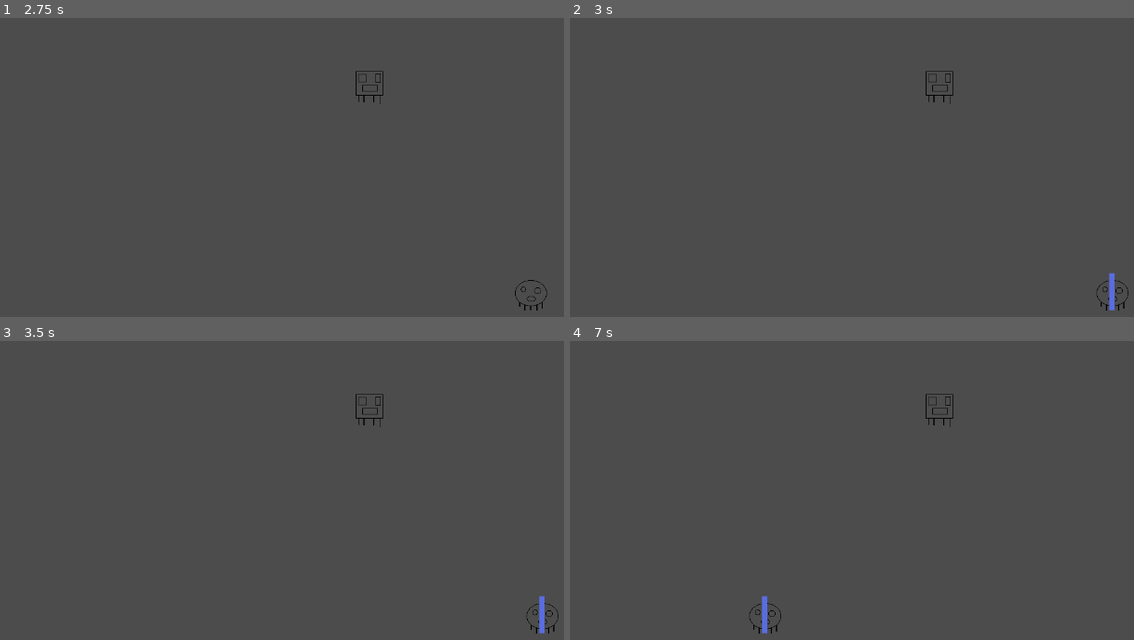
Above: before the commit, frames 1-4 (two rows, left to right).
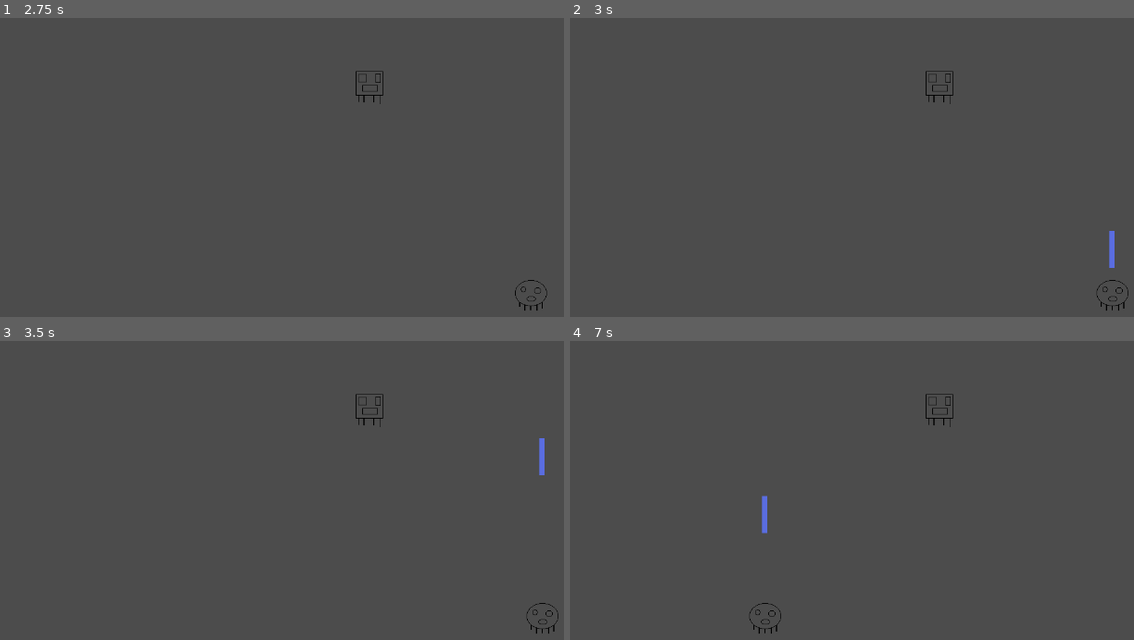
Above: after the commit, the same moments.

Repository: brandon-dodds/SpaceInvaders
Game: Godot game, scene res://scenes/Main.tscn
The game is run twice, just before and just after one commit, with the same random seed, the same clock (stepped at 60 frames per second) and the same inputs. The project has no main scene, so this scene is started directly.
Inputs:
- Up to frame 1 (2.75 s): tap Enter at 0.5 s; hold Right (ui_right) 0.53-1.28 s; hold Left (ui_left) 1.28-2.03 s; hold Right (ui_right) from 2.03 s (still down)
- Up to frame 2 (3 s): release Right (ui_right) at 2.78 s; hold Up (ui_up) from 2.78 s (still down)
- Up to frame 3 (3.5 s): keep holding Up (ui_up)
- Up to frame 4 (7 s): tap Space at 3.5 s; release Up (ui_up) at 3.53 s; hold Left (ui_left) 3.53-5.78 s; hold Right (ui_right) 5.78-6.53 s; hold Up (ui_up) from 6.53 s (still down)

Frame 1 is identical in both runs. In frame 2, 0.2% of the frame differs, in the area x 95-97%, y 71-98%; in frame 3, 0.2%; in frame 4, 0.3%, in the area x 33-35%, y 51-98%.

Commit message:
Added proper enemy hit and bullet disappearance

Diff:
--- a/scenes/Enemy.gd
+++ b/scenes/Enemy.gd
@@ -5,7 +5,6 @@
 # Called when the node enters the scene tree for the first time.
 func _ready():
 	hide()
-
 
 # Called every frame. 'delta' is the elapsed time since the previous frame.
 #func _process(delta):
@@ -16,8 +15,8 @@
 	show()
 	$CollisionShape2D.disabled = false
 
-
-func _on_Enemy_area_entered(area):
+func _on_Enemy_area_entered(_area):
 	print("Been hit")
+	emit_signal("hit")
 	hide()
 	$CollisionShape2D.set_deferred("disabled", true)
--- a/scenes/Main.gd
+++ b/scenes/Main.gd
@@ -1,10 +1,4 @@
 extends Node
-
-
-# Declare member variables here. Examples:
-# var a = 2
-# var b = "text"
-
 
 # Called when the node enters the scene tree for the first time.
 func _ready():
@@ -12,5 +6,14 @@
 	$Enemy.start($EnemyStart.position)
 
 func _on_Player_playerShoot():
-	$Shot.position = $Player.position
-	$Shot.shoot("player")
+	if $Shot.shotOnScreen == false:
+		$Shot.shotOnScreen = true
+		$Shot.position = $Player.position
+		$Shot.shoot("player")
+
+
+
+
+func _on_Enemy_hit():
+	$Shot.hide()
+	$Shot.position = Vector2(0, 0)
--- a/scenes/Main.tscn
+++ b/scenes/Main.tscn
@@ -21,3 +21,4 @@
 [node name="Shot" parent="." instance=ExtResource( 3 )]
 
 [connection signal="playerShoot" from="Player" to="." method="_on_Player_playerShoot"]
+[connection signal="hit" from="Enemy" to="." method="_on_Enemy_hit"]
--- a/scenes/Player.gd
+++ b/scenes/Player.gd
@@ -9,7 +9,6 @@
 func _ready():
 	screen_size = get_viewport_rect().size
 	hide()
-
 
 func _process(delta):
 	var velocity = Vector2()
@@ -30,6 +29,5 @@
 	show()
 	$CollisionShape2D.disabled = false
 
-
-func _on_Player_area_entered(area):
+func _on_Player_area_entered(_area):
 	print("INSTA DEATH")
--- a/scenes/Shot.gd
+++ b/scenes/Shot.gd
@@ -1,11 +1,11 @@
 extends Area2D
 
 var characterShoot
+var shotOnScreen = false
 export var speed = 400
 # Called when the node enters the scene tree for the first time.
 func _ready():
 	hide()
-
 
 func _process(delta):
 	var velocity = Vector2()
@@ -17,7 +17,9 @@
 		velocity = velocity.normalized() * speed
 	position += velocity * delta
 
-
 func shoot(character):
 	show()
 	characterShoot = character
+
+func _on_VisibilityNotifier2D_screen_exited():
+	shotOnScreen = false
--- a/scenes/Shot.tscn
+++ b/scenes/Shot.tscn
@@ -17,3 +17,7 @@
 
 [node name="CollisionShape2D" type="CollisionShape2D" parent="."]
 shape = SubResource( 1 )
+
+[node name="VisibilityNotifier2D" type="VisibilityNotifier2D" parent="."]
+
+[connection signal="screen_exited" from="VisibilityNotifier2D" to="." method="_on_VisibilityNotifier2D_screen_exited"]
